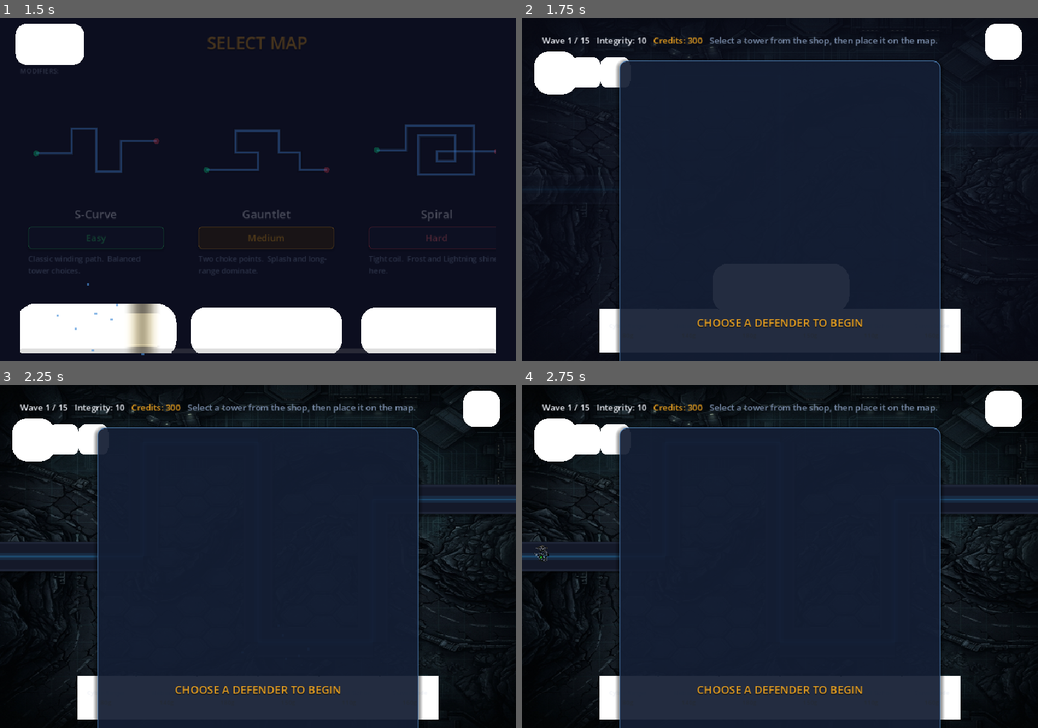
Above: before the commit, frames 1-4 (two rows, left to right).
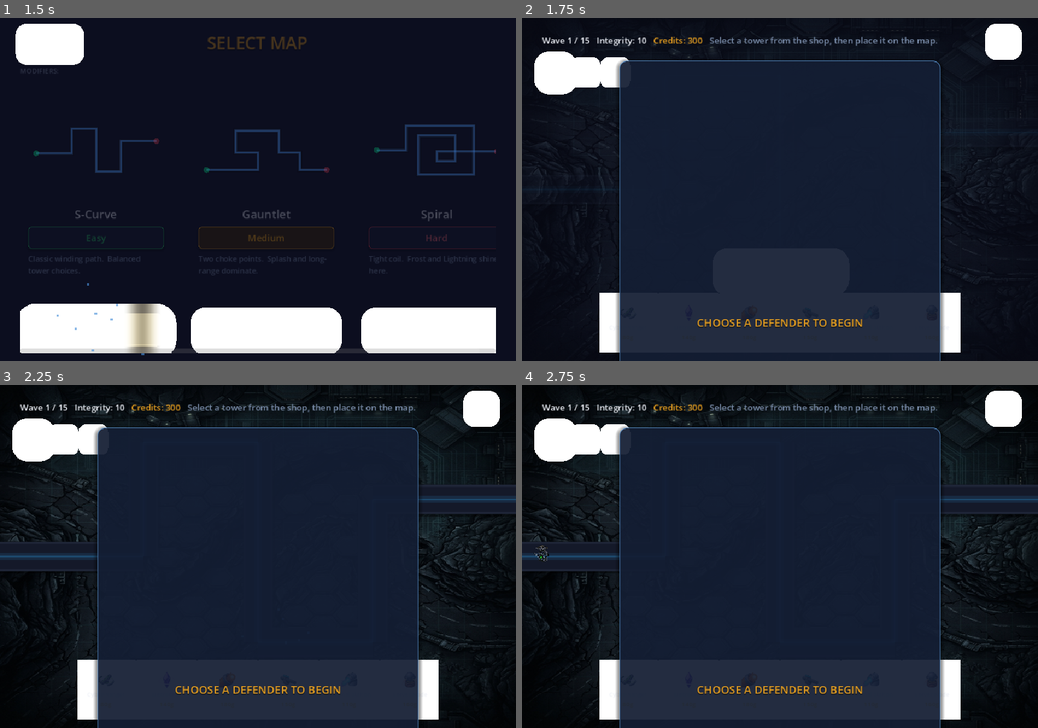
Above: after the commit, the same moments.

Repository: gthgomez/ManaNet
Game: Godot game, scene res://scenes/Main.tscn
Same seed, same stepped clock (60 frames per second), same inputs: the game is played once before the commit and once after it.
Inputs:
- Up to frame 1 (1.5 s): click "PLAY" at 0.5 s; click "PLAY" at 1.25 s
- Up to frame 2 (1.75 s): no input
- Up to frame 3 (2.25 s): click "Start Wave" at 2 s
- Up to frame 4 (2.75 s): no input

Frame 1 is identical in both runs. In frame 2, 0.4% of the frame differs, in the area x 15-85%, y 80-85%; in frame 3, 0.4%; in frame 4, 0.4%.

Commit message:
Ship 256px tower cutouts and shop icons.
Replace JPEG navy cards in GameRenderer with true-alpha PNGs for the six
existing towers, and add 40px weapon-head icons above shop name labels.

Diff:
--- a/rendering/GameRenderer.gd
+++ b/rendering/GameRenderer.gd
@@ -24,12 +24,12 @@
 const _TOWER_FIDELITY_SHADER := preload("res://assets/shaders/TowerFidelity.gdshader")
 const _TOWER_CUTOUT_SHADER := preload("res://assets/shaders/tower_cutout.gdshader")
 const TOWER_SPRITE_PATHS: Dictionary = {
-	"archer": "res://assets/sprites/towers/archer_tower_icon.jpg",
-	"mage": "res://assets/sprites/towers/mage_tower_icon.jpg",
-	"cannon": "res://assets/sprites/towers/cannon_tower_icon.jpg",
-	"sniper": "res://assets/sprites/towers/sniper_tower_icon.jpg",
-	"frost": "res://assets/sprites/towers/frost_tower_icon.jpg",
-	"lightning": "res://assets/sprites/towers/lightning_tower_icon.jpg",
+	"archer": "res://assets/sprites/towers/archer.png",
+	"mage": "res://assets/sprites/towers/mage.png",
+	"cannon": "res://assets/sprites/towers/cannon.png",
+	"sniper": "res://assets/sprites/towers/sniper.png",
+	"frost": "res://assets/sprites/towers/frost.png",
+	"lightning": "res://assets/sprites/towers/lightning.png",
 }
 const ENEMY_SPRITE_PATHS: Dictionary = {
 	"Enemy": "res://assets/sprites/enemies/grunt_soldier.jpg",
--- a/scenes/GameScreen.gd
+++ b/scenes/GameScreen.gd
@@ -47,6 +47,7 @@
 var _shop_btns: Dictionary = {}  # tower_type -> Button
 var _shop_name_labels: Dictionary = {}  # tower_type -> Label
 var _shop_cost_labels: Dictionary = {}  # tower_type -> Label
+var _shop_icons: Dictionary = {}  # tower_type -> TextureRect
 var _promotion_modal: PanelContainer = null
 var _promotion_title: Label = null
 var _promotion_confirm_btn: Button = null
@@ -342,13 +343,22 @@
 		var info: Dictionary = _TT.TOWER_TYPES[ttype]
 		var sbtn := Button.new()
 		sbtn.text = ""
-		sbtn.custom_minimum_size = Vector2(126.0, 88.0)
+		sbtn.custom_minimum_size = Vector2(126.0, 124.0)
 		_THEME.apply_button(sbtn, "shop")
 		var shop_vbox := VBoxContainer.new()
 		shop_vbox.set_anchors_and_offsets_preset(Control.PRESET_FULL_RECT)
 		shop_vbox.alignment = BoxContainer.ALIGNMENT_CENTER
 		shop_vbox.add_theme_constant_override("separation", 2)
 		shop_vbox.mouse_filter = Control.MOUSE_FILTER_IGNORE
+		var icon := TextureRect.new()
+		icon.texture = load("res://assets/sprites/towers/%s_icon.png" % ttype)
+		if icon.texture:
+			icon.custom_minimum_size = Vector2(40, 40)
+			icon.expand_mode = TextureRect.EXPAND_IGNORE_SIZE
+			icon.stretch_mode = TextureRect.STRETCH_KEEP_ASPECT_CENTERED
+			icon.mouse_filter = Control.MOUSE_FILTER_IGNORE
+			shop_vbox.add_child(icon)
+			_shop_icons[ttype] = icon
 		var name_lbl := Label.new()
 		name_lbl.text = info["name"]
 		name_lbl.horizontal_alignment = HORIZONTAL_ALIGNMENT_CENTER
@@ -743,7 +753,7 @@
 	var compact_shop: bool = viewport.y < 620.0 or _LAYOUT.shop_strip_needs_compaction(viewport, tower_count)
 	var preferred_card_w: float = 100.0 if compact_shop else 120.0
 	var min_card_w: float = 72.0 if compact_shop else 88.0
-	var shop_h: float = 76.0 if compact_shop else 88.0
+	var shop_h: float = 104.0 if compact_shop else 124.0
 	var shop_max_w: float = minf(viewport.x - margin_l - margin_r, _world_rect.size.x - margin * 2.0)
 	var preferred_content_w: float = float(tower_count) * preferred_card_w + float(gap_count) * shop_sep
 	var min_content_w: float = float(tower_count) * min_card_w + float(gap_count) * shop_sep
@@ -769,6 +779,10 @@
 		if ttype in _shop_cost_labels:
 			var cost_lbl: Label = _shop_cost_labels[ttype]
 			cost_lbl.add_theme_font_size_override("font_size", 11 if compact_shop or needs_scroll else 14)
+		if ttype in _shop_icons:
+			var shop_icon: TextureRect = _shop_icons[ttype]
+			var icon_px: float = 32.0 if compact_shop or needs_scroll else 40.0
+			shop_icon.custom_minimum_size = Vector2(icon_px, icon_px)
 	var content_w: float = float(tower_count) * card_w + float(gap_count) * shop_sep
 	_shop_bar.custom_minimum_size = Vector2(content_w if needs_scroll else shop_w, shop_h)
 	if _shop_scroll != null:
Binary file added: assets/sprites/towers/archer.png
Binary file added: assets/sprites/towers/archer_icon.png
Binary file added: assets/sprites/towers/archer_icon_128.png
Binary file added: assets/sprites/towers/cannon.png
Binary file added: assets/sprites/towers/cannon_icon.png
Binary file added: assets/sprites/towers/cannon_icon_128.png
Binary file added: assets/sprites/towers/frost.png
Binary file added: assets/sprites/towers/frost_icon.png
Binary file added: assets/sprites/towers/frost_icon_128.png
Binary file added: assets/sprites/towers/lightning.png
Binary file added: assets/sprites/towers/lightning_icon.png
Binary file added: assets/sprites/towers/lightning_icon_128.png
(and 6 more such lines)
